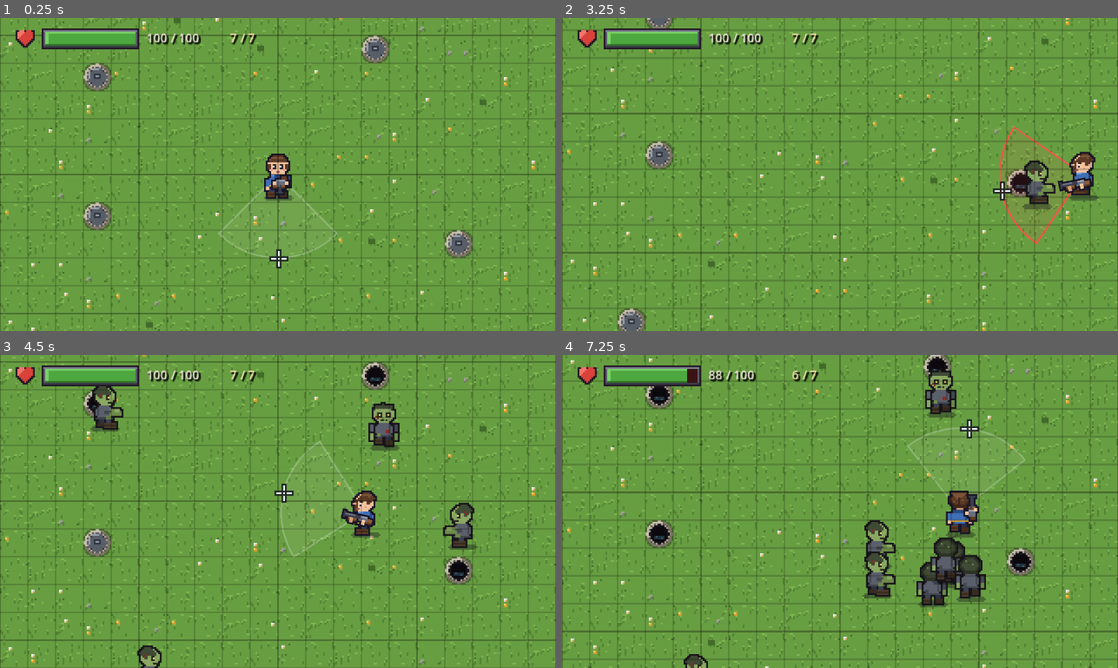
Above: before the commit, frames 1-4 (two rows, left to right).
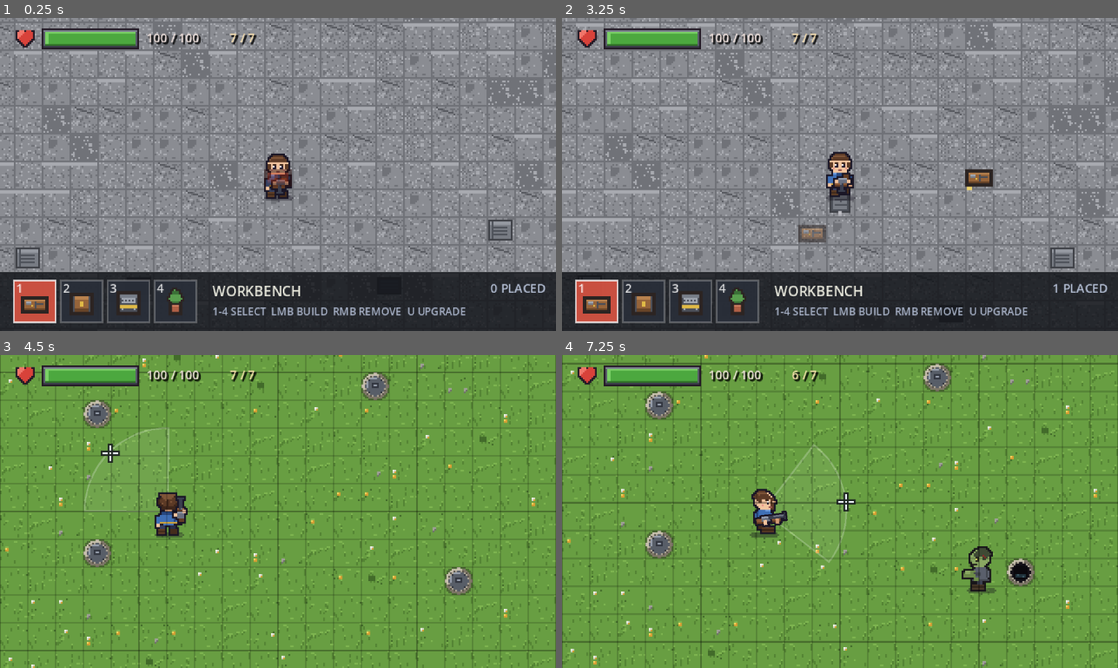
Above: after the commit, the same moments.

Repository: zhoucswift-cmd/pixel-survivor
Game: Godot game, scene res://scenes/base.tscn
Same seed, same stepped clock (60 frames per second), same inputs: the game is played once before the commit and once after it. Before the commit the project starts from res://scenes/main.tscn.
Inputs (mouse positions are in pixels of both pictures, inside the frame that each line leads up to):
- Up to frame 1 (0.25 s): no input
- Up to frame 2 (3.25 s): tap Enter at 0.5 s; move the mouse to (962, 158) at 0.52 s; hold D (move_right) 0.53-1.28 s; hold E (interact, bound only after the commit) 0.53-1.28 s; click (962, 158) at 0.67 s; tap B at 0.8, 1.35, 2.3 s; move the mouse to (728, 190) at 1.27 s; hold S (move_down) 1.28-2.03 s; tap E (interact, bound only after the commit) at 1.55, 3.05 s; move the mouse to (895, 105) at 2.02 s; press the mouse at (895, 105) at 2.03 s; hold D (move_right) 2.03-2.78 s; move the mouse to (812, 237) at 2.77 s; release the mouse at (812, 237) at 2.78 s; hold W (move_up) from 2.78 s (still down); tap Tab (weapon_wheel) at 2.85 s; click (812, 237) at 2.92 s
- Up to frame 3 (4.5 s): move the mouse to (444, 558) at 3.52 s; release W (move_up) at 3.53 s; hold E (interact, bound only after the commit) 3.53-4.28 s; hold A (move_left) from 3.53 s (still down); tap B at 3.8, 4.35 s; move the mouse to (111, 464) at 4.27 s
- Up to frame 4 (7.25 s): tap E (interact, bound only after the commit) at 4.55, 6.05 s; move the mouse to (867, 511) at 5.02 s; release A (move_left) at 5.03 s; hold S (move_down) 5.03-5.78 s; tap 1 at 5.1 s; click (867, 511) at 5.17 s; tap B at 5.3, 6.8 s; move the mouse to (756, 433) at 5.77 s; hold D (move_right) 5.78-6.53 s; tap 9 at 5.85 s; move the mouse to (962, 495) at 6.52 s; hold W (move_up) from 6.53 s (still down); tap U at 6.6 s

The runs differ from the first frame. In frame 1, 98% of the frame differs, in the area x 0-100%, y 0-100%; in frame 2, 98%; in frame 3, 22%; in frame 4, 22%.

Commit message:
feat: 开局进基地，走到平台边缘按 E 去草地
- run/main_scene 改为 scenes/base.tscn
- 新增 interact 动作（E）
- 基地/草地边缘（2 格内）浮出提示，按 E 双向切换场景
- 保留 B 作为直接切换快捷键
- 新增 tools/travel_test.gd 自检场景流转

Diff:
--- a/project.godot
+++ b/project.godot
@@ -11,7 +11,7 @@
 [application]
 
 config/name="Pixel Hero WASD"
-run/main_scene="res://scenes/main.tscn"
+run/main_scene="res://scenes/base.tscn"
 config/features=PackedStringArray("4.7", "GL Compatibility")
 
 [display]
@@ -64,6 +64,11 @@
 ]
 }
 
+interact={
+"deadzone": 0.5,
+"events": [Object(InputEventKey,"device":-1,"physical_keycode":69)]
+}
+
 [rendering]
 
 textures/canvas_textures/default_texture_filter=0
--- a/scenes/base.tscn
+++ b/scenes/base.tscn
@@ -65,3 +65,17 @@
 grow_vertical = 2
 mouse_filter = 2
 script = ExtResource("7_palette")
+
+[node name="Travel" type="Label" parent="HUD"]
+visible = false
+offset_left = 0.0
+offset_top = 124.0
+offset_right = 320.0
+offset_bottom = 138.0
+theme_override_colors/font_color = Color(1, 0.92, 0.7, 0.95)
+theme_override_colors/font_shadow_color = Color(0, 0, 0, 0.8)
+theme_override_constants/shadow_offset_x = 1
+theme_override_constants/shadow_offset_y = 1
+theme_override_font_sizes/font_size = 8
+horizontal_alignment = 1
+vertical_alignment = 1
--- a/scenes/main.tscn
+++ b/scenes/main.tscn
@@ -63,4 +63,18 @@
 theme_override_font_sizes/font_size = 7
 text = "7 / 7"
 
+[node name="Travel" type="Label" parent="HUD"]
+visible = false
+offset_left = 0.0
+offset_top = 148.0
+offset_right = 320.0
+offset_bottom = 162.0
+theme_override_colors/font_color = Color(1, 0.92, 0.7, 0.95)
+theme_override_colors/font_shadow_color = Color(0, 0, 0, 0.8)
+theme_override_constants/shadow_offset_x = 1
+theme_override_constants/shadow_offset_y = 1
+theme_override_font_sizes/font_size = 8
+horizontal_alignment = 1
+vertical_alignment = 1
+
 [node name="Crosshair" parent="." instance=ExtResource("4_crosshair")]
--- a/scripts/base_scene.gd
+++ b/scripts/base_scene.gd
@@ -8,6 +8,7 @@
 @onready var _health_text: Label = $HUD/HealthText
 @onready var _ammo_label: Label = $HUD/Ammo
 @onready var _palette: Control = $HUD/Palette
+@onready var _travel_label: Label = $HUD/Travel
 
 
 func _ready() -> void:
@@ -30,14 +31,32 @@
 	_palette.setup(_builder)
 
 
+## 离女儿墙多少格之内算“到边上了”
+const EDGE_MARGIN := 2
+const BOARD := 30
+
+
 func _unhandled_input(event: InputEvent) -> void:
+	if event.is_action_pressed("interact") and at_edge():
+		get_tree().change_scene_to_file("res://scenes/main.tscn")
+		return
 	if event is InputEventKey and event.pressed and not event.echo:
 		if event.physical_keycode == KEY_B:
 			get_tree().change_scene_to_file("res://scenes/main.tscn")
 
 
+## 玩家是不是走到了平台边缘
+func at_edge() -> bool:
+	var cell := Vector2i(floori(_player.position.x / 16.0), floori(_player.position.y / 16.0))
+	return cell.x <= EDGE_MARGIN or cell.y <= EDGE_MARGIN \
+		or cell.x >= BOARD - 1 - EDGE_MARGIN or cell.y >= BOARD - 1 - EDGE_MARGIN
+
+
 func _process(_delta: float) -> void:
 	_ammo_label.text = _player.ammo_display()
+	var edge := at_edge()
+	_travel_label.visible = edge
+	_travel_label.text = "E - GO DOWNTOWN" if edge else ""
 
 
 func _on_health_changed(current: float, maximum: float) -> void:
--- a/scripts/main.gd
+++ b/scripts/main.gd
@@ -7,6 +7,7 @@
 @onready var _player: CharacterBody2D = $Player
 @onready var _spawner: Node2D = $ZombieSpawner
 @onready var _crosshair: CanvasLayer = $Crosshair
+@onready var _travel_label: Label = $HUD/Travel
 @onready var _meadow: Node2D = $Meadow
 @onready var _grid: Node2D = $Grid
 @onready var _health_bar: Control = $HUD/Health
@@ -41,7 +42,21 @@
 		_spawner.start(_meadow)
 
 
+## 草地是 20x20 格，离边界 2 格内可以回基地
+const EDGE_MARGIN := 2
+const MEADOW_BOARD := 20
+
+
+func at_edge() -> bool:
+	var cell := Vector2i(floori(_player.position.x / 16.0), floori(_player.position.y / 16.0))
+	return cell.x <= EDGE_MARGIN or cell.y <= EDGE_MARGIN \
+		or cell.x >= MEADOW_BOARD - 1 - EDGE_MARGIN or cell.y >= MEADOW_BOARD - 1 - EDGE_MARGIN
+
+
 func _unhandled_input(event: InputEvent) -> void:
+	if event.is_action_pressed("interact") and at_edge():
+		get_tree().change_scene_to_file("res://scenes/base.tscn")
+		return
 	if event is InputEventKey and event.pressed and not event.echo:
 		match event.keycode:
 			KEY_H:
@@ -53,6 +68,9 @@
 ## 弹量/换弹状态每帧刷新（换弹时显示倒计时）
 func _process(_delta: float) -> void:
 	_ammo_label.text = _player.ammo_display()
+	var edge := at_edge()
+	_travel_label.visible = edge
+	_travel_label.text = "E - BACK TO BASE" if edge else ""
 	# 霰弹枪靠扇形提示，不显示准心（武器资源里的 show_crosshair）
 	_crosshair.visible = _player.weapon.show_crosshair
 
--- /dev/null
+++ b/tools/travel_test.gd
@@ -0,0 +1,55 @@
+extends SceneTree
+## 场景流转自检：开局在基地 / 走到边上出现提示 / 按 E 去草地 / 草地边上按 E 回基地。
+## 运行: godot --headless --path . --script res://tools/travel_test.gd
+
+func _initialize() -> void:
+	print("main_scene -> %s" % ProjectSettings.get_setting("run/main_scene"))
+
+	# 开局：基地
+	change_scene_to_file("res://scenes/base.tscn")
+	await process_frame
+	await process_frame
+	var base := current_scene
+	print("开局场景   -> %s" % base.name)
+
+	var player: CharacterBody2D = base.get_node("Player")
+	var label: Label = base.get_node("HUD/Travel")
+
+	# 场地中央：没提示
+	player.position = Vector2(240, 240)
+	await process_frame
+	print("场中央     -> at_edge=%s 提示='%s'" % [str(base.at_edge()), label.text])
+
+	# 走到边上：有提示
+	player.position = Vector2(24, 240)
+	await process_frame
+	print("走到边上   -> at_edge=%s 提示='%s'" % [str(base.at_edge()), label.text])
+
+	# 按 E → 去草地
+	var ev := InputEventKey.new()
+	ev.keycode = KEY_E
+	ev.physical_keycode = KEY_E
+	ev.pressed = true
+	Input.parse_input_event(ev)
+	for i in 6:
+		await process_frame
+	print("按 E 之后  -> %s" % current_scene.name)
+
+	# 草地边上按 E → 回基地
+	var meadow := current_scene
+	var mp: CharacterBody2D = meadow.get_node("Player")
+	mp.position = Vector2(24, 160)
+	await process_frame
+	print("草地边上   -> at_edge=%s 提示='%s'" % [
+		str(meadow.at_edge()), meadow.get_node("HUD/Travel").text])
+
+	var ev2 := InputEventKey.new()
+	ev2.keycode = KEY_E
+	ev2.physical_keycode = KEY_E
+	ev2.pressed = true
+	Input.parse_input_event(ev2)
+	for i in 6:
+		await process_frame
+	print("再按 E     -> %s" % current_scene.name)
+
+	quit()
Binary file added: docs/screenshots/base_edge.png
Not shown, added: tools/base_test.gd.uid
